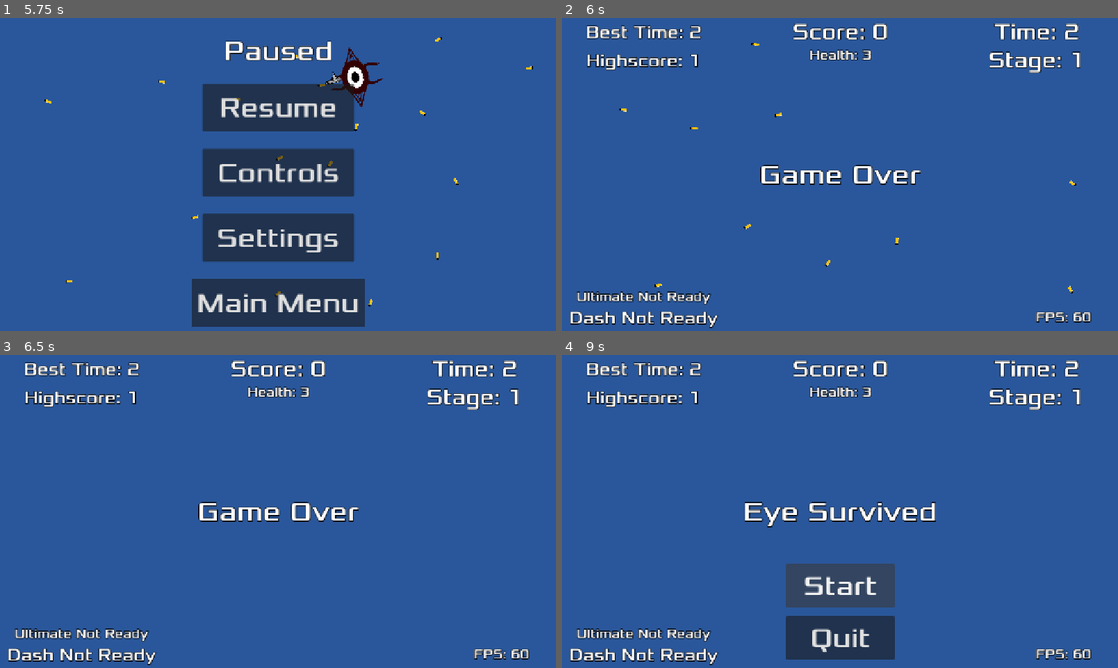
Above: before the commit, frames 1-4 (two rows, left to right).
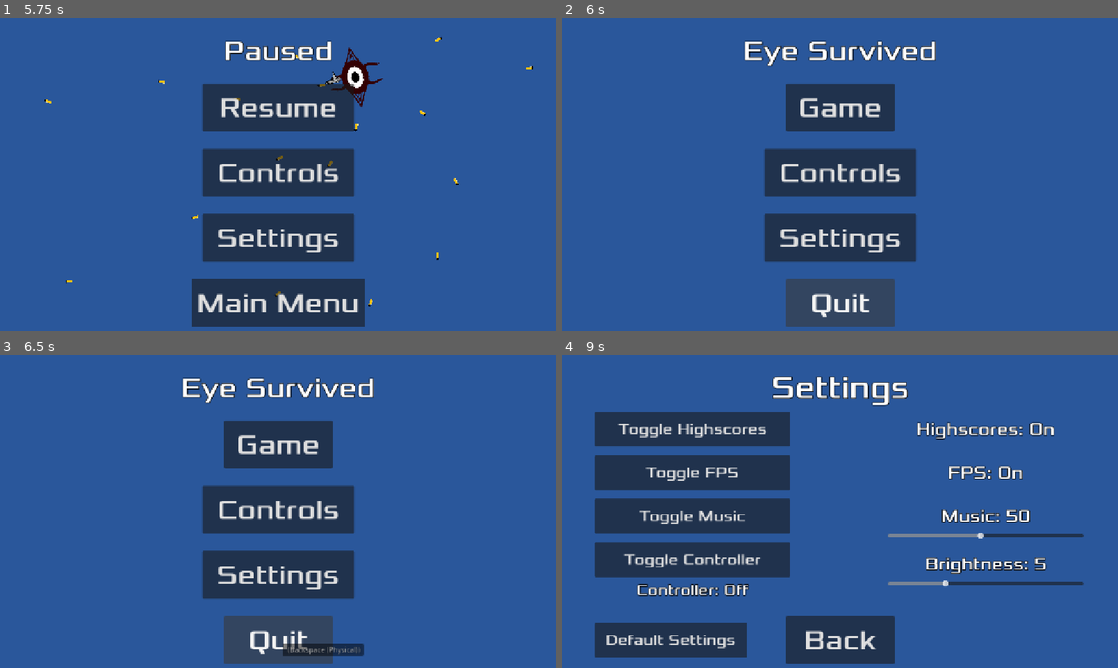
Above: after the commit, the same moments.

Repository: TacticalVortex/Eye-Survived
Game: Godot game, scene res://main.tscn
Two runs of this game, one before a commit and one after it. Both use one fixed random seed, a clock stepped at 60 frames per second and the inputs below.
Inputs (mouse positions are in pixels of both pictures, inside the frame that each line leads up to):
- Up to frame 1 (5.75 s): click "Game" at 0.5 s; click "Start" at 1.25 s; tap Enter at 2 s; move the mouse to (400, 158) at 2.02 s; hold D (move_right) 2.03-2.78 s; tap Shift (dash) at 2.1, 4.35 s; click (400, 158) at 2.17 s; move the mouse to (166, 190) at 2.77 s; hold S (move_down) 2.78-3.53 s; click (166, 190) at 2.85 s; move the mouse to (333, 105) at 3.52 s; hold D (move_right) 3.53-4.28 s; tap Space (ultimate) at 3.6 s; move the mouse to (250, 237) at 4.27 s; hold W (move_up) 4.28-5.03 s; click (250, 237) at 4.42 s; move the mouse to (444, 221) at 5.02 s; press the mouse at (444, 221) at 5.03 s; hold A (move_left) from 5.03 s (still down); tap Escape (pause) at 5.65 s
- Up to frame 2 (6 s): release A (move_left) at 5.75 s; release the mouse at (1006, 221) at 5.75 s; click "Main Menu" at 5.75 s
- Up to frame 3 (6.5 s): no input
- Up to frame 4 (9 s): move the mouse to (673, 464) at 6.52 s; hold A (move_left) 6.53-7.25 s; tap Space (ultimate) at 6.6 s; click (840, 508) at 7.25 s, where only the run after the commit has a clickable "Controls"; click (840, 617) at 8 s, where only the run after the commit has a clickable "Back"; click (840, 574) at 8.75 s, where only the run after the commit has a clickable "Settings"

Frame 1 is identical in both runs. In frame 2, 20% of the frame differs, in the area x 1-96%, y 1-100%; in frame 3, 20%; in frame 4, 31%.

Commit message:
Fixed bugs and made menu changes
Fixed a bug where going to the main menu then starting a game again made movement weird. Also made it so you can't move with the controller when it is off and changed how going to the main menu works.

Diff:
--- a/eye-survived/global.gd
+++ b/eye-survived/global.gd
@@ -33,6 +33,12 @@
 # Global variable for being in game
 var playing_game = false
 
+# Global variable for highscore
+var highscore = 0
+
+# Global variable for best time
+var best_time = 0
+
 # Called when the node enters the scene tree for the first time.
 func _ready() -> void:
 	pass # Replace with function body.
--- a/eye-survived/hud.gd
+++ b/eye-survived/hud.gd
@@ -4,12 +4,10 @@
 signal start_game
 signal quit_game
 
-var high_score = 0
-var best_time = 0
-
 # Called when the node enters the scene tree for the first time.
 func _ready() -> void:
-	pass
+	$BestTimeLabel.text = "Best Time: " + str(Global.best_time)
+	$HighScoreLabel.text = "Highscore: " + str(Global.highscore)
 
 # Called every frame. 'delta' is the elapsed time since the previous frame.
 func _process(_delta: float) -> void:
@@ -46,9 +44,9 @@
 	$TimeLabel.text = "Time: " + str(time)
 
 func update_total_time(time):
-	if time > best_time:
-		best_time = time
-		$BestTimeLabel.text = "Best Time: " + str(best_time)
+	if time > Global.best_time:
+		Global.best_time = time
+		$BestTimeLabel.text = "Best Time: " + str(Global.best_time)
 
 func update_stage(stage):
 	$StageLabel.text = "Stage: " + str(stage)
@@ -58,9 +56,9 @@
 
 func update_score(score):
 	$ScoreLabel.text = "Score: " + str(score)
-	if score > high_score:
-		high_score = score
-		$HighScoreLabel.text = "Highscore: " + str(high_score)
+	if score > Global.highscore:
+		Global.highscore = score
+		$HighScoreLabel.text = "Highscore: " + str(Global.highscore)
 
 func toggle_scores():
 	if !Global.highscore_visible:
--- a/eye-survived/main.gd
+++ b/eye-survived/main.gd
@@ -18,11 +18,14 @@
 	$Controls.hide()
 	$Settings.hide()
 	$Cursor.hide()
+	Global.playing_game = false
+	get_tree().paused = false
+	is_paused = false
 
 # Called every frame. 'delta' is the elapsed time since the previous frame.
 func _physics_process(_delta: float) -> void:
-	if (Input.is_action_just_pressed("pause")
-	or (Input.is_action_just_pressed("controller_pause") and Global.current_device == "controller" and Global.controller_on)
+	if ((Input.is_action_just_pressed("pause")
+	or (Input.is_action_just_pressed("controller_pause") and Global.current_device == "controller" and Global.controller_on))
 	and $TimeTimer.time_left > 0):
 		is_paused = !is_paused
 		get_tree().paused = is_paused
@@ -88,7 +91,6 @@
 	$Menu.visible = false
 
 func change_controls(device):
-	#if in_game and !is_paused:
 	if device == "mouse":
 		Global.current_device = "mouse"
 	elif device == "controller":
@@ -135,14 +137,7 @@
 	Global.playing_game = false
 
 func main_menu():
-	get_tree().paused = !is_paused
-	is_paused = !is_paused
-	$TimeTimer.start()
-	$TotalTimeTimer.start()
-	$MobTimer.start()
-	$HUD.visible = true
-	$Pause.visible = false
-	$Player.player_death()
+	get_tree().reload_current_scene()
 
 func stage_menu():
 	$TimeTimer.stop()
--- a/eye-survived/player.gd
+++ b/eye-survived/player.gd
@@ -50,13 +50,17 @@
 		$Gunshot.pitch_scale = randf_range(0.92, 1.08)
 		$Gunshot.play()
 
-	if Input.is_action_pressed("move_right"):
+	if (Input.is_action_pressed("move_right") or
+	(Input.is_action_pressed("right_joystick") and Global.controller_on)):
 		velocity.x += 1
-	if Input.is_action_pressed("move_left"):
+	if (Input.is_action_pressed("move_left") or
+	(Input.is_action_pressed("left_joystick") and Global.controller_on)):
 		velocity.x -= 1
-	if Input.is_action_pressed("move_down"):
+	if (Input.is_action_pressed("move_down") or
+	(Input.is_action_pressed("down_joystick") and Global.controller_on)):
 		velocity.y += 1
-	if Input.is_action_pressed("move_up"):
+	if (Input.is_action_pressed("move_up") or
+	(Input.is_action_pressed("up_joystick") and Global.controller_on)):
 		velocity.y -= 1
 
 	if Input.is_action_just_pressed("dash") and not is_dashing and can_dash:
--- a/eye-survived/project.godot
+++ b/eye-survived/project.godot
@@ -36,28 +36,44 @@
 "deadzone": 0.5,
 "events": [Object(InputEventKey,"resource_local_to_scene":false,"resource_name":"","device":-1,"window_id":0,"alt_press …(192 unchanged characters)…
 , Object(InputEventKey,"resource_local_to_scene":false,"resource_name":"","device":-1,"window_id":0,"alt_pressed":false …(186 unchanged characters)…
-, Object(InputEventJoypadMotion,"resource_local_to_scene":false,"resource_name":"","device":-1,"axis":0,"axis_value":1.0,"script":null)
+]
+}
+right_joystick={
+"deadzone": 0.5,
+"events": [Object(InputEventJoypadMotion,"resource_local_to_scene":false,"resource_name":"","device":-1,"axis":0,"axis_value":1.0,"script":null)
 ]
 }
 move_left={
 "deadzone": 0.5,
 "events": [Object(InputEventKey,"resource_local_to_scene":false,"resource_name":"","device":-1,"window_id":0,"alt_press …(191 unchanged characters)…
 , Object(InputEventKey,"resource_local_to_scene":false,"resource_name":"","device":-1,"window_id":0,"alt_pressed":false …(186 unchanged characters)…
-, Object(InputEventJoypadMotion,"resource_local_to_scene":false,"resource_name":"","device":-1,"axis":0,"axis_value":-1.0,"script":null)
+]
+}
+left_joystick={
+"deadzone": 0.5,
+"events": [Object(InputEventJoypadMotion,"resource_local_to_scene":false,"resource_name":"","device":-1,"axis":0,"axis_value":-1.0,"script":null)
 ]
 }
 move_up={
 "deadzone": 0.5,
 "events": [Object(InputEventKey,"resource_local_to_scene":false,"resource_name":"","device":-1,"window_id":0,"alt_press …(192 unchanged characters)…
 , Object(InputEventKey,"resource_local_to_scene":false,"resource_name":"","device":-1,"window_id":0,"alt_pressed":false …(186 unchanged characters)…
-, Object(InputEventJoypadMotion,"resource_local_to_scene":false,"resource_name":"","device":-1,"axis":1,"axis_value":-1.0,"script":null)
+]
+}
+up_joystick={
+"deadzone": 0.5,
+"events": [Object(InputEventJoypadMotion,"resource_local_to_scene":false,"resource_name":"","device":-1,"axis":1,"axis_value":-1.0,"script":null)
 ]
 }
 move_down={
 "deadzone": 0.5,
 "events": [Object(InputEventKey,"resource_local_to_scene":false,"resource_name":"","device":-1,"window_id":0,"alt_press …(192 unchanged characters)…
 , Object(InputEventKey,"resource_local_to_scene":false,"resource_name":"","device":-1,"window_id":0,"alt_pressed":false …(186 unchanged characters)…
-, Object(InputEventJoypadMotion,"resource_local_to_scene":false,"resource_name":"","device":-1,"axis":1,"axis_value":1.0,"script":null)
+]
+}
+down_joystick={
+"deadzone": 0.5,
+"events": [Object(InputEventJoypadMotion,"resource_local_to_scene":false,"resource_name":"","device":-1,"axis":1,"axis_value":1.0,"script":null)
 ]
 }
 start_game={
@@ -86,7 +102,7 @@
 ]
 }
 controller_pause={
-"deadzone": 0.5,
+"deadzone": 0.4,
 "events": [Object(InputEventJoypadButton,"resource_local_to_scene":false,"resource_name":"","device":-1,"button_index":6,"pressure":0.0,"pressed":false,"script":null)
 ]
 }
